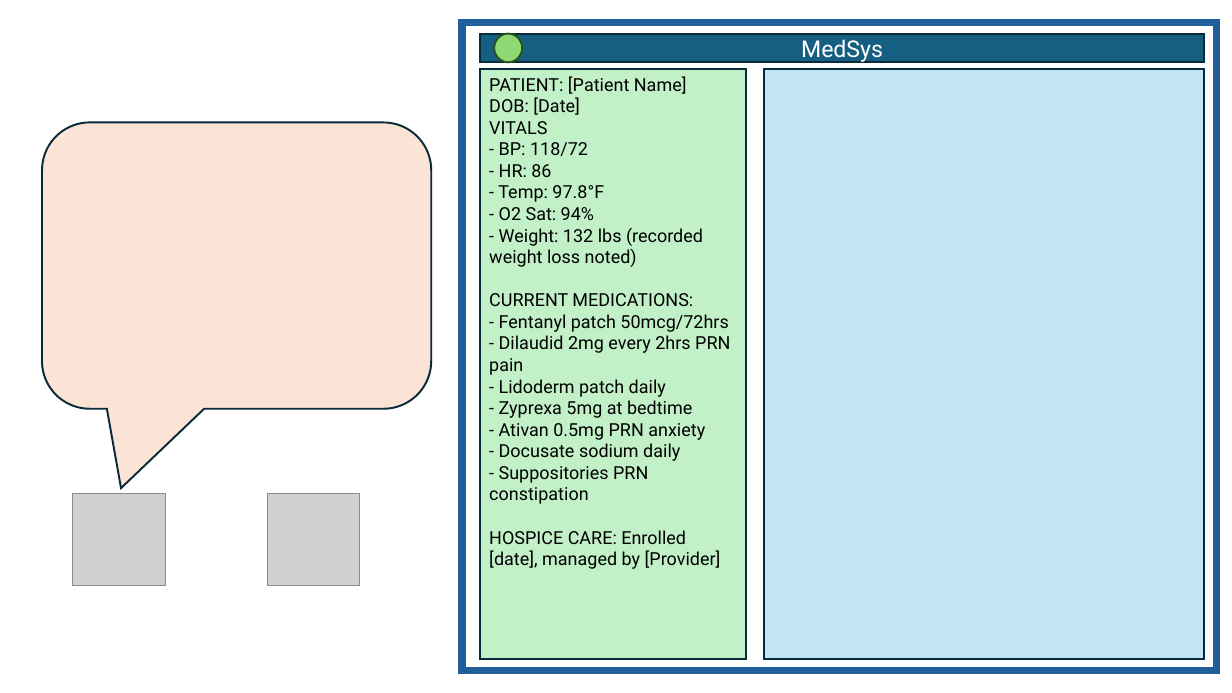
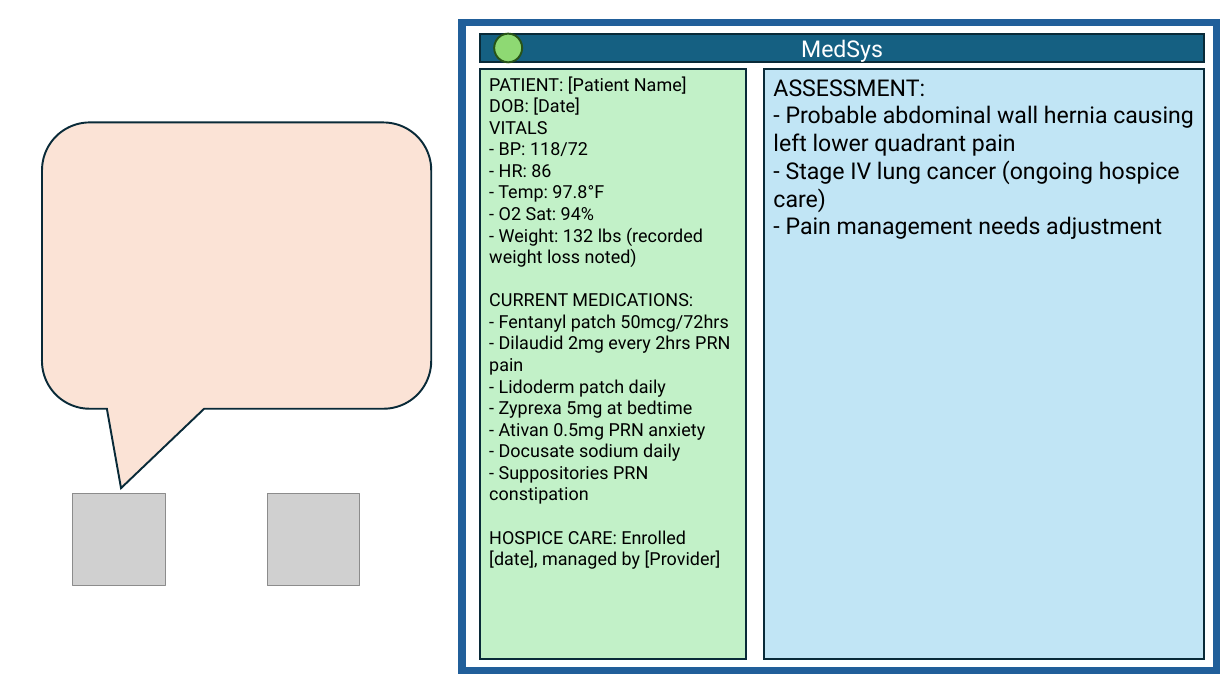
Before and after one commit to dexterpratt/med265_project, a slide deck: slide 1 of presentation/doctor patient dialog slides.pptx. Drawn at 1232x693 pixels with LibreOffice and Linux fonts; fonts in the diff are those of the drawing; grey boxes stand for pictures. Boxes give left, top, right and bottom in pixels: in the first picture for what was removed or moved away, otherwise in the second. Text is boxed around its words. In the diff, an @@ line names an element or a change of style, - is before the commit and + after.

Commit message:
changes to ppt

```diff
--- a/presentation/doctor patient dialog slides.pptx
+++ b/presentation/doctor patient dialog slides.pptx
@@ text in rectangle at box(773, 79, 1194, 239): text added @@
+ASSESSMENT:
+- Probable abdominal wall hernia causing left lower quadrant pain
+- Stage IV lung cancer (ongoing hospice care)
+- Pain management needs adjustment
```
Also in this commit, not shown: 1 other file.
